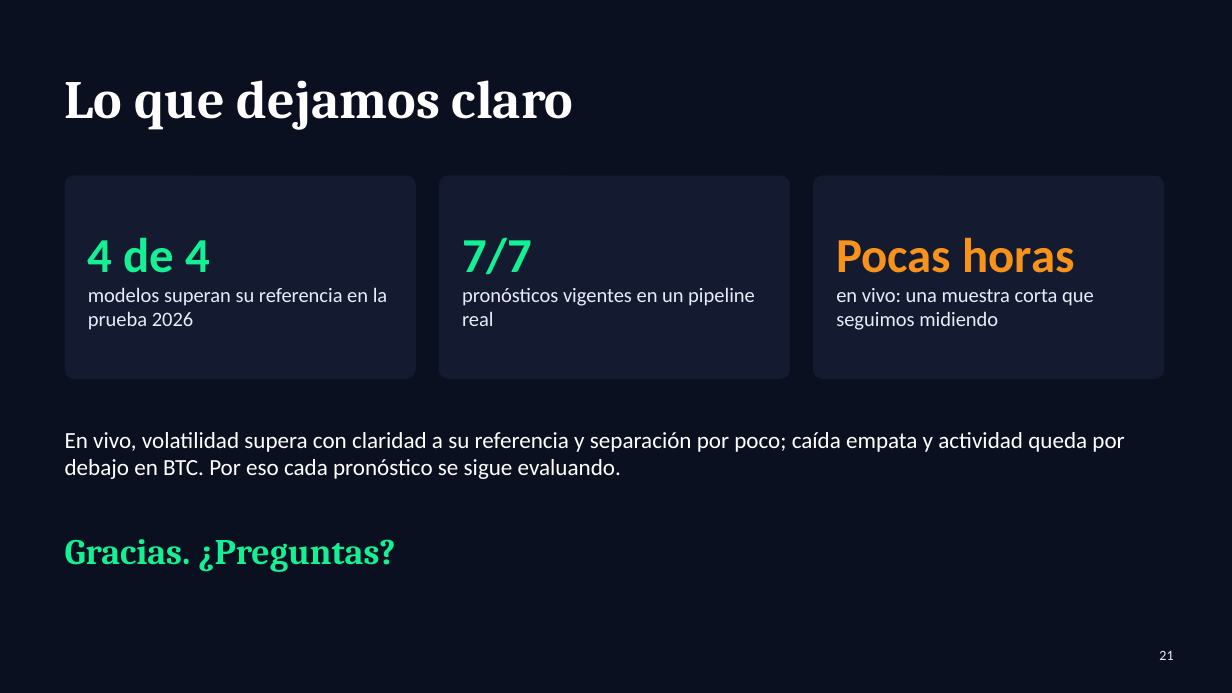
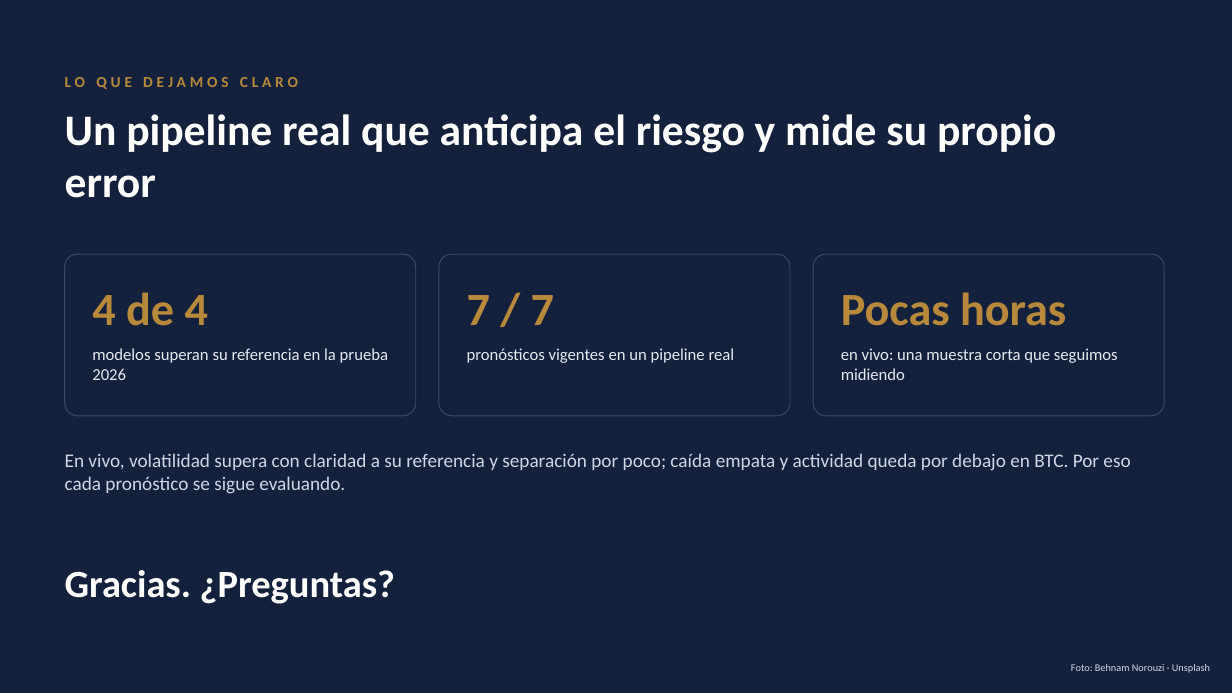
Before and after one commit to Milagros-hp/BigData-BTC-SOL, a slide deck: slide 21 of docs/presentacion/CryptoPulse_U2.pptx. Drawn at 1232x693 pixels with LibreOffice and Linux fonts; fonts in the diff are those of the drawing; background and template pictures are left out. Boxes give left, top, right and bottom in pixels: in the first picture for what was removed or moved away, otherwise in the second. Text is boxed around its words. In the diff, an @@ line names an element or a change of style, - is before the commit and + after.

```diff
--- a/docs/presentacion/CryptoPulse_U2.pptx
+++ b/docs/presentacion/CryptoPulse_U2.pptx
@@ background #0B1020 to picture (left out) @@
@@ rectangle added at (x1=0, y1=0, x2=1232, y2=693), fill #14213D at 82% opacity @@
@@ text at (x1=65, y1=77, x2=298, y2=89): text changed; size 42 to 12 pt; font Cambria to Calibri; text colour #FFFFFF to #B8893B @@
-Lo que dejamos claro
+LO QUE DEJAMOS CLARO
@@ text added at (x1=65, y1=114, x2=1056, y2=198), 34 pt, text #FFFFFF, bold @@
+Un pipeline real que anticipa el riesgo y mide su propio error
@@ text at (x1=88, y1=237, x2=210, y2=273): paragraph removed @@
-4 de 4
@@ text at (x1=462, y1=237, x2=532, y2=275): paragraph removed @@
-7/7
@@ text at (x1=836, y1=237, x2=1074, y2=273): paragraph removed @@
-Pocas horas
@@ rounded rectangle added at (x1=65, y1=254, x2=416, y2=416), fill #14213D at 85% opacity, outline #3A4766 0.75 pt @@
@@ rounded rectangle added at (x1=439, y1=254, x2=790, y2=416), fill #14213D at 85% opacity, outline #3A4766 0.75 pt @@
@@ rounded rectangle added at (x1=813, y1=254, x2=1165, y2=416), fill #14213D at 85% opacity, outline #3A4766 0.75 pt @@
@@ text added at (x1=92, y1=292, x2=208, y2=326), 36 pt, text #B8893B, bold @@
+4 de 4
@@ text added at (x1=467, y1=295, x2=554, y2=325), 36 pt, text #B8893B, bold @@
+7 / 7
@@ text added at (x1=841, y1=292, x2=1066, y2=326), 36 pt, text #B8893B, bold @@
+Pocas horas
@@ size 16 to 13 pt, text colour #E8ECF8 to #E5E9F0; vertical alignment middle to top; fill #141B31 to none in 3 elements at (x1=841, y1=348, x2=1118, y2=380), (x1=467, y1=348, x2=735, y2=363), (x1=92, y1=348, x2=388, y2=380) @@
@@ text "modelos superan su referencia en ..." moved from (x1=65, y1=176, x2=416, y2=379) to (x1=92, y1=348, x2=388, y2=380) @@
@@ text "pronósticos vigentes en un pipeline ..." moved from (x1=439, y1=176, x2=790, y2=379) to (x1=467, y1=348, x2=735, y2=363) @@
@@ text "en vivo: una muestra corta ..." moved from (x1=813, y1=176, x2=1165, y2=379) to (x1=841, y1=348, x2=1118, y2=380) @@
@@ text "En vivo, volatilidad supera con ..." moved from (x1=65, y1=432, x2=1124, y2=479) to (x1=65, y1=453, x2=1130, y2=494) @@
@@ text "En vivo, volatilidad supera con ..." at (x1=65, y1=453, x2=1130, y2=494): size 18 to 15 pt, text colour #FFFFFF to #CFD6E4; vertical alignment middle to top @@
@@ text "Gracias. ¿Preguntas?" moved from (x1=65, y1=539, x2=395, y2=572) to (x1=65, y1=570, x2=395, y2=604) @@
@@ text "Gracias. ¿Preguntas?" at (x1=65, y1=570, x2=395, y2=604): size 28 to 30 pt, font Cambria to Calibri, text colour #14F195 to #FFFFFF @@
@@ page number removed at (x1=1159, y1=651, x2=1173, y2=660) @@
-21
@@ text added at (x1=1071, y1=664, x2=1210, y2=673), 8 pt, text #CFD6E4 @@
+Foto: Behnam Norouzi · Unsplash
```
Also in this commit, not shown: 20 other slides changed, 1 other file.
